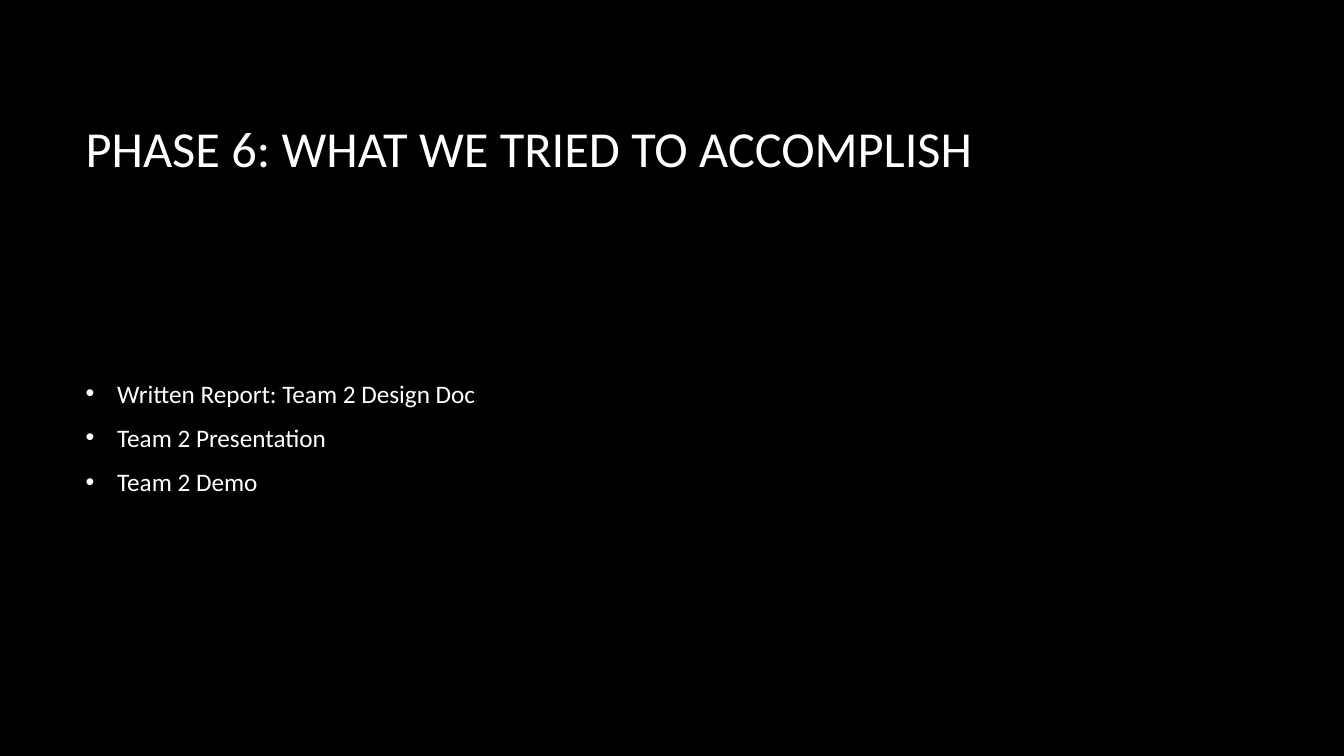
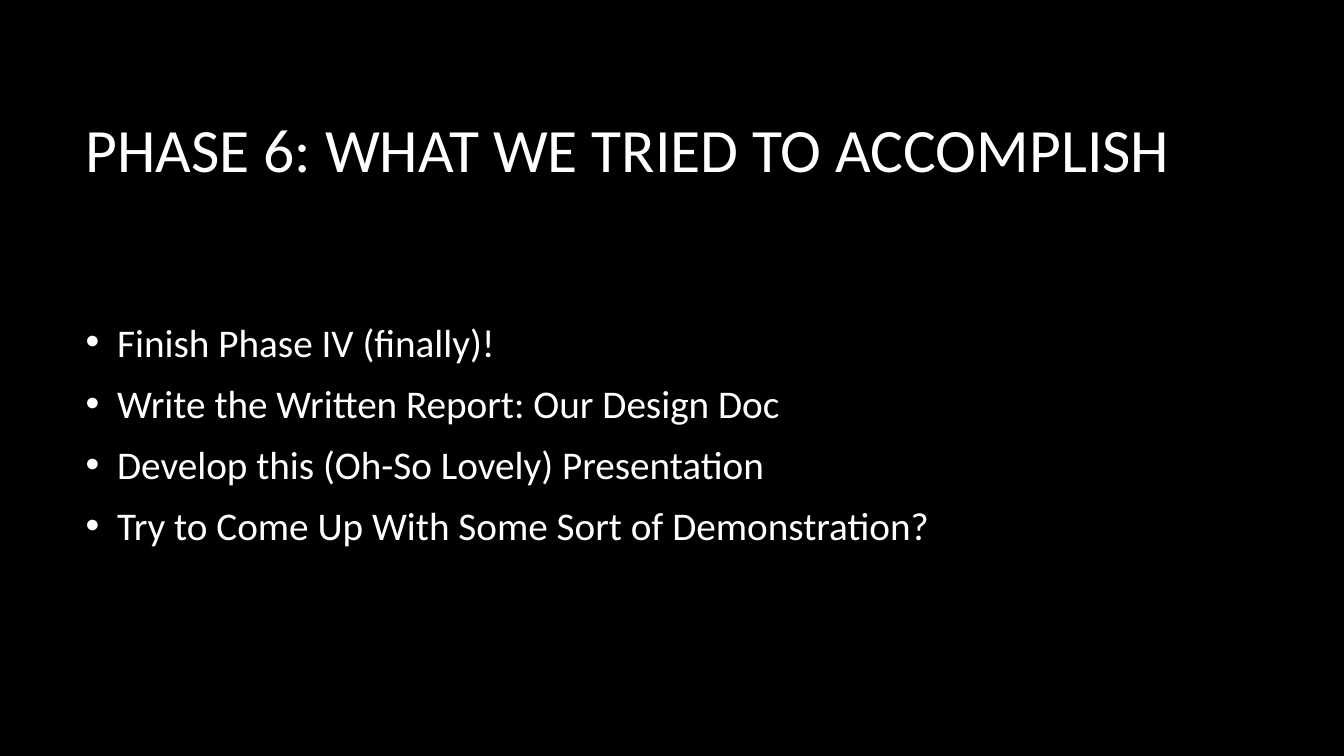
Before and after one commit to sheawinkler/230Project, a slide deck: slide 20 of Part6/The Adventurous Project of building a processor.pptx (slide 19 before the commit). Drawn at 1344x756 pixels with LibreOffice and Linux fonts; fonts in the diff are those of the drawing; background and template pictures are left out. Boxes give left, top, right and bottom in pixels: in the first picture for what was removed or moved away, otherwise in the second. Text is boxed around its words. In the diff, an @@ line names an element or a change of style, - is before the commit and + after.

```diff
--- a/Part6/The Adventurous Project of building a processor.pptx
+++ b/Part6/The Adventurous Project of building a processor.pptx
@@ title "PHASE 6: WHAT WE TRIED ..." at (x1=86, y1=130, x2=1170, y2=173): size 36 to 44 pt @@
@@ text at (x1=117, y1=328, x2=928, y2=547): text changed; size 18 to 28 pt @@
-• Written Report: Team 2 Design Doc
-• Team 2 Presentation
-• Team 2 Demo
+• Finish Phase IV (finally)!
+• Write the Written Report: Our Design Doc
+• Develop this (Oh-So Lovely) Presentation
+• Try to Come Up With Some Sort of Demonstration?
```
Also in this commit, not shown: 18 other slides changed, 6 slides added, 2 slides removed.
